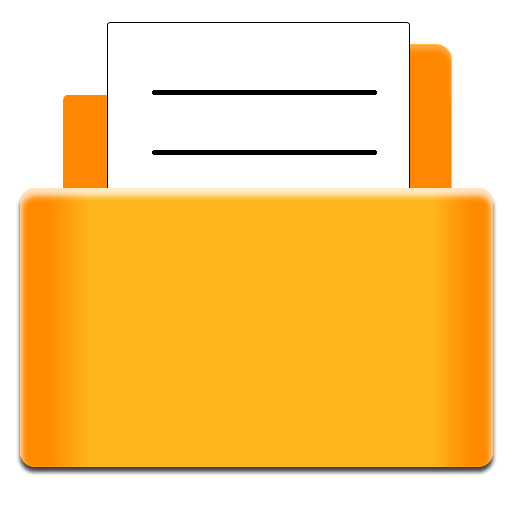
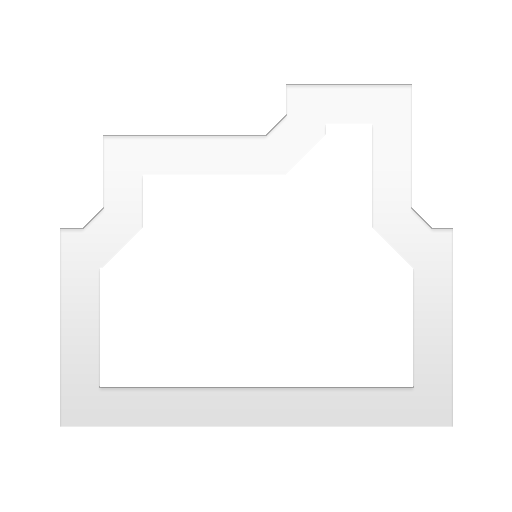
Before/after of a 512x512 layered artwork. What changed in the layer stack:
added layer "Layer 8" above "Layer 7" over [left=60, top=84, right=453, bottom=427]
hid "Front" over [left=20, top=188, right=493, bottom=467]
hid "Paper" over [left=107, top=22, right=410, bottom=423]
hid "Back" over [left=63, top=44, right=452, bottom=453]
